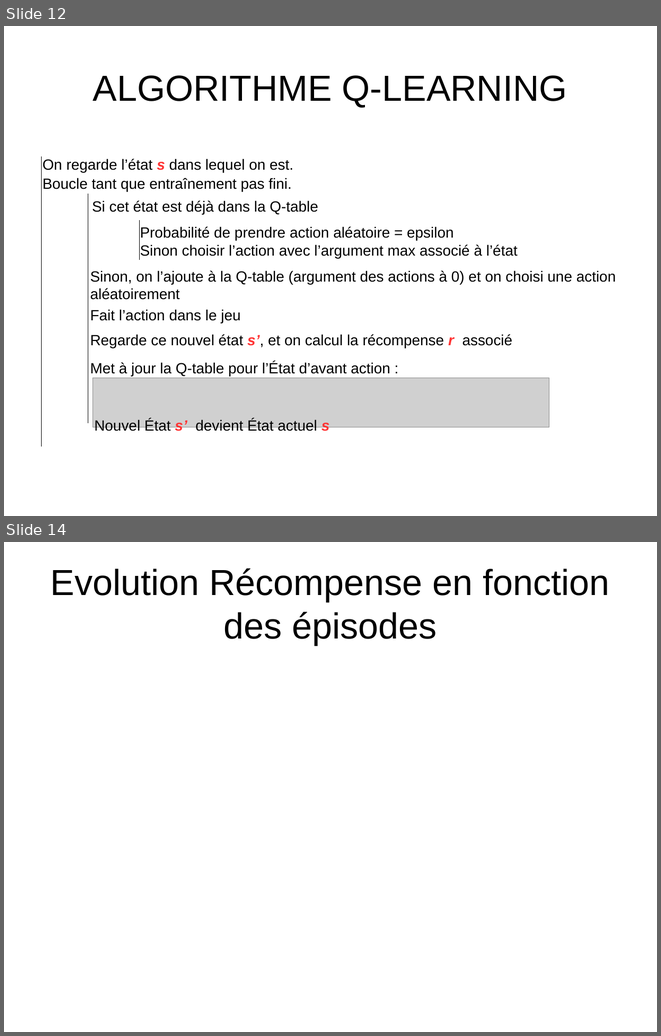
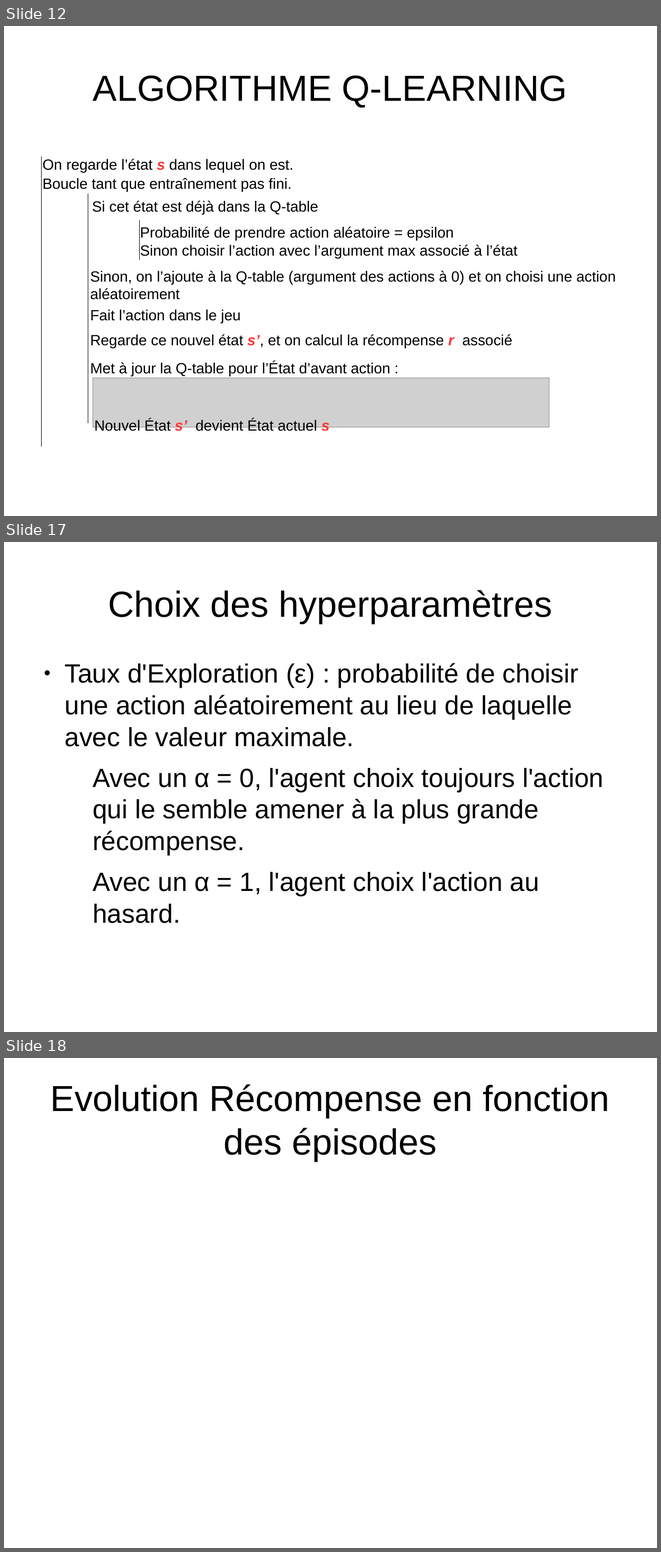
Before and after one commit to pfpimenta/projet_majeure, a slide deck: Presentation.odp. Shown one above the other, each under a label of ours: slides 12 and 14 before the commit, slides 12, 17 and 18 after it; the slides between them are not shown. The pictures are 661x1036 and 661x1552 pixels, drawn with LibreOffice and Linux fonts; fonts in the diff are those of the drawing; grey boxes stand for pictures. Boxes give left, top, right and bottom in pixels: in the first picture for what was removed or moved away, otherwise in the second. Text is boxed around its words. In the diff, an @@ line names an element or a change of style, - is before the commit and + after.

```diff
--- a/Presentation.odp
+++ b/Presentation.odp
@@ slide 17 added at [4,542,657,1032], background #FFFFFF @@
@@ title added at [108,590,553,623], 44 pt, text #000000 @@
+Choix des hyperparamètres
@@ text added at [64,663,603,923], 32 pt, text #000000 @@
+● Taux d'Exploration (ε) : probabilité de choisir une action aléatoirement au lieu de laquelle avec le valeur maximale.
+  Avec un α = 0, l'agent choix toujours l'action qui le semble amener à la plus grande récompense.
+  Avec un α = 1, l'agent choix l'action au hasard.
@@ what was slide 14 is now slide 18 @@
```
Also in this commit, not shown: 4 other slides added, 1 slide removed.
